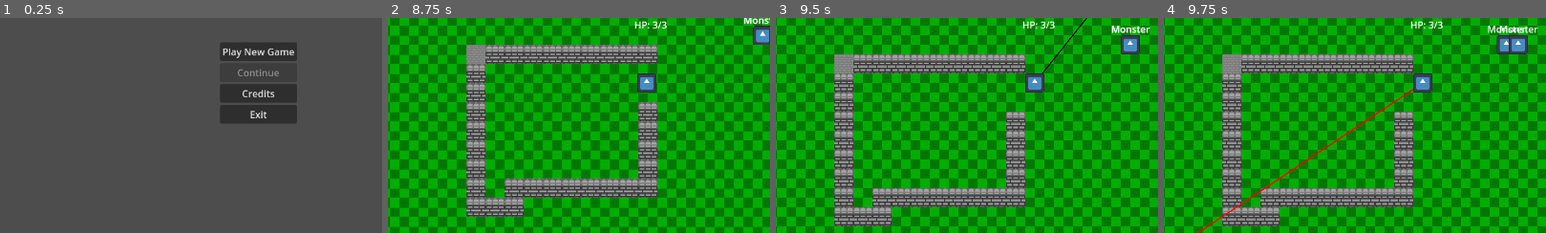
Above: before the commit, frames 1-4 (left to right).
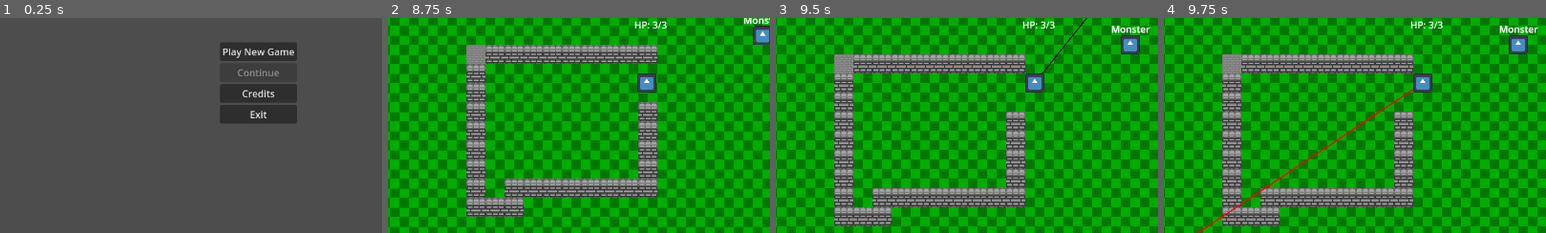
Above: after the commit, the same moments.

Repository: BurntToaster-Pirate15/Project-Prometheus
Game: Godot game, scene res://scenes/main_menu.tscn
The game is run twice, just before and just after one commit, with the same random seed, the same clock (stepped at 60 frames per second) and the same inputs. The engine's default icon, where the game draws it, is replaced by a stand-in: a white triangle on a blue panel in a dark square.
Inputs (mouse positions are % of the whole screen's width and height, from its top left):
- Up to frame 1 (0.25 s): no input
- Up to frame 2 (8.75 s): click "Play New Game" at 0.5 s; tap Enter at 1.25 s; move the mouse to (72, 45) at 1.27 s; hold D (right) 1.28-2.03 s; hold Shift (Dash) 1.28-2.03 s; click (72, 45) at 1.42 s; move the mouse to (30, 55) at 2.02 s; hold S (down) 2.03-2.78 s; tap Shift (Dash) every 1.5 s from 2.1 to 8.1 s; move the mouse to (60, 28) at 2.77 s; hold D (right) 2.78-3.53 s; hold Shift (Dash) 2.78-3.53 s; tap Space at 3.5 s; move the mouse to (45, 70) at 3.52 s; hold W (up) 3.53-4.28 s; click (45, 70) at 3.67 s; move the mouse to (80, 65) at 4.27 s; hold Shift (Dash) 4.28-5.03 s; hold A (left) 4.28-5.78 s; move the mouse to (20, 35) at 5.02 s; move the mouse to (55, 50) at 5.77 s; hold S (down) 5.78-6.53 s; hold Shift (Dash) 5.78-6.53 s; click (55, 50) at 5.92 s; move the mouse to (35, 25) at 6.52 s; hold D (right) 6.53-7.28 s; move the mouse to (72, 45) at 7.27 s; hold W (up) 7.28-8.03 s; hold Shift (Dash) 7.28-8.03 s; move the mouse to (30, 55) at 8.02 s; hold D (right) from 8.03 s (still down); click (30, 55) at 8.17 s
- Up to frame 3 (9.5 s): move the mouse to (60, 28) at 8.77 s; release D (right) at 8.78 s; hold S (down) from 8.78 s (still down); hold Shift (Dash) from 8.78 s (still down)
- Up to frame 4 (9.75 s): release S (down) at 9.5 s; release Shift (Dash) at 9.5 s; click "Attack" at 9.5 s
The pictures show only the part of the screen within x 16-66%, y 35-85%; the shares and areas given below are measured in that part.

Frames 1-3 are identical in both runs. In frame 4, 0.5% of the frame differs, in the area x 84-98%, y 3-17%.
Error after the commit: Invalid operands 'Vector2i' and 'Vector2' in operator '-'. (res://scripts/Monster.gd:47)

Commit message:
fix: lag fix lambda function uses 100% of cpu resources by mapping all paths

Diff:
--- a/scripts/tile_map.gd
+++ b/scripts/tile_map.gd
@@ -28,7 +28,6 @@
 	if grid.is_in_boundsv(local_to_map(to)):
 		var paths: Array[Vector2i] = grid.get_id_path(local_to_map(from), local_to_map(to))
 		paths.pop_front()
-		var ret_arr: Array = paths.map(func(x: Vector2i): return map_to_local(x))
-		return ret_arr
+		return paths
 	else:
 		return []
